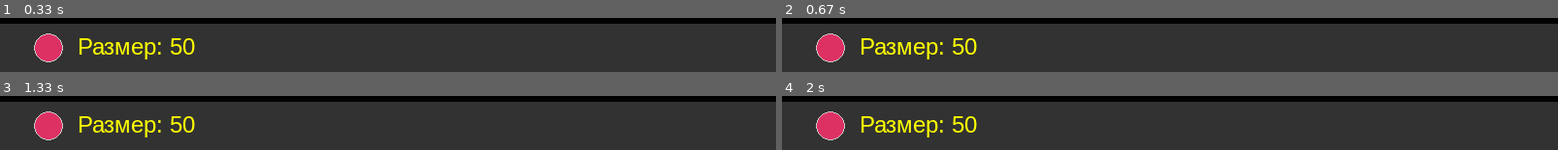
Above: before the commit, frames 1-4 (two rows, left to right).
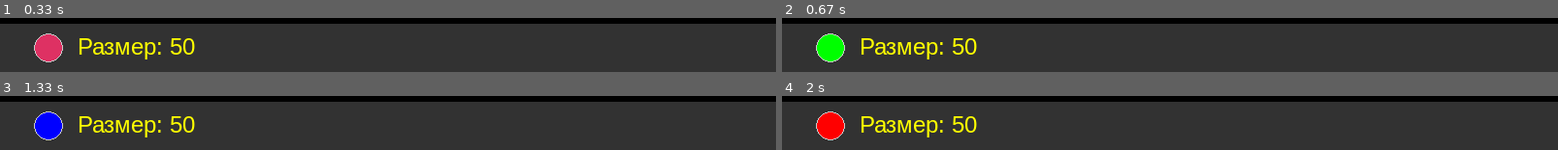
Above: after the commit, the same moments.

Repository: ArchakovBullet/Scripts_Python
Game: pygame game, started from Book_Python_for_Children/3_Ball_New_Interface.py
The game is run twice, just before and just after one commit, with the same random seed, the same clock (stepped at 60 frames per second) and the same inputs.
Inputs:
- Up to frame 1 (0.33 s): no input
- Up to frame 2 (0.67 s): tap G at 0.33 s
- Up to frame 3 (1.33 s): hold B 0.67-1.13 s
- Up to frame 4 (2 s): hold R from 1.67 s (still down)

Frame 1 is identical in both runs. In frame 2, 1.4% of the frame differs, in the area x 4-8%, y 30-81%; in frame 3, 1.4%; in frame 4, 1.4%.

Commit message:
Изменение цвета шарика кнопками r,g,b

Diff:
--- a/Book_Python_for_Children/3_Ball_New_Interface.py
+++ b/Book_Python_for_Children/3_Ball_New_Interface.py
@@ -14,6 +14,7 @@
 print('Для выхода из игры нажмите Escape\nлибо нажмите крестик.\nSpace для очистки от следов')
 print('\n1,2,3 - выбор цвета\n')
 print('Левая кнопка мыши - кисть Круг\nПравая кнопка мыши - кисть Квадрат\n"+"NumPad "-" - увеличение/уменьшение размера')
+print('r - красный цвет шарика\ng - зеленый цвет шарика\nb - синий цвет шарика')
 print('\n' +'#' * 50)
 
 # Небесно-голубой
@@ -92,13 +93,23 @@
     if keys[pg.K_2]: color = lemon
     if keys[pg.K_3]: color = green_color
 
+    if keys[pg.K_r]:
+        color = red_color
+    elif keys[pg.K_g]:
+        color = green_color
+    elif keys[pg.K_b]:
+        color = blue_color
+
     if keys[pg.K_SPACE]: screen.fill(black)
 
+
+# Было так:
     # if 15 < size < 100:
-    #     if keys[pg.K_KP_MINUS]: size -= 1
-    #     elif keys[pg.K_KP_PLUS]: size += 1
+        # if keys[pg.K_KP_MINUS]: size -= 1
+        # elif keys[pg.K_KP_PLUS]: size += 1
     # else: size = 60
 
+# Стало так:
     if keys[pg.K_KP_MINUS] and size > 10:
         size -= 1
     if keys[pg.K_KP_PLUS] and size < 60:
